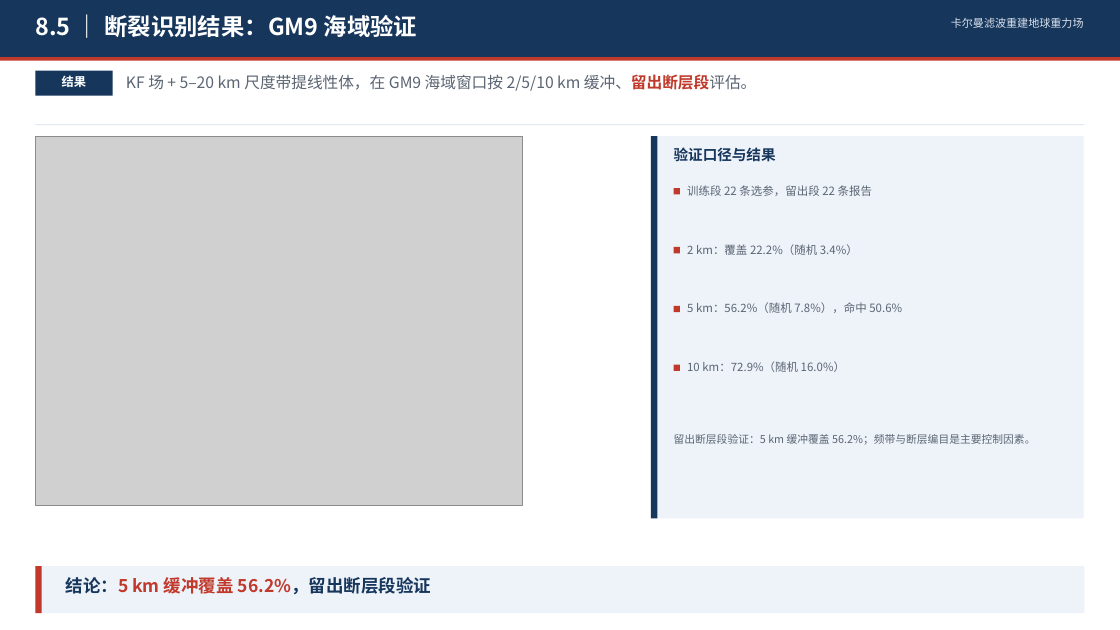
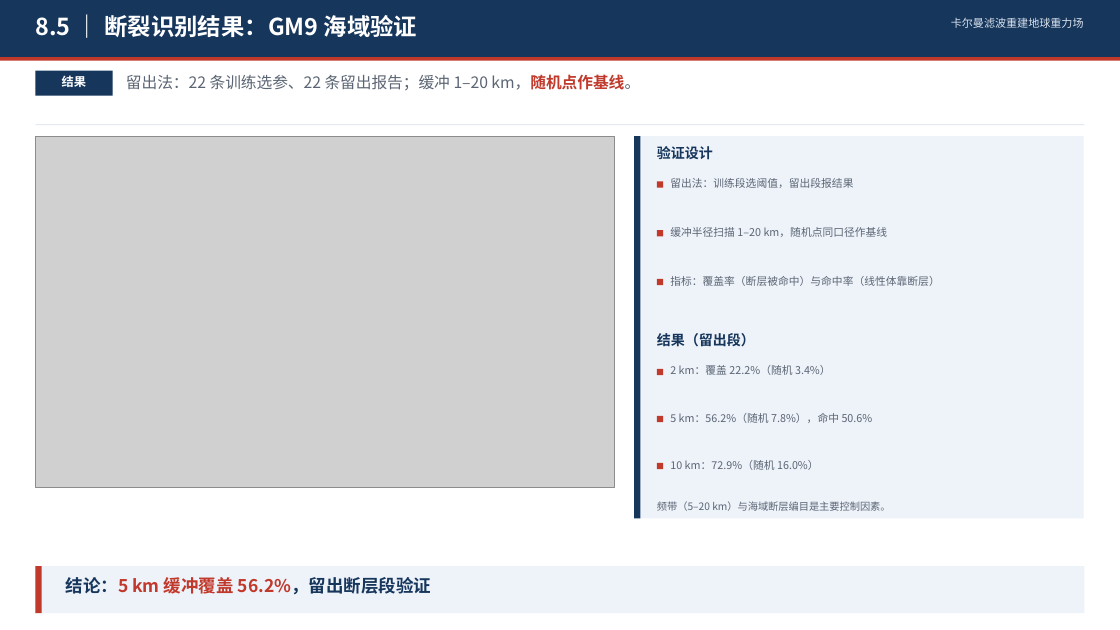
Before and after one commit to shuyunkai/kalman_gravity, a slide deck: slide 18 of ppt/卡尔曼滤波重建地球重力场_含研究内容.pptx. Drawn at 1120x630 pixels with LibreOffice and Linux fonts; fonts in the diff are those of the drawing; grey boxes stand for pictures. Boxes give left, top, right and bottom in pixels: in the first picture for what was removed or moved away, otherwise in the second. Text is boxed around its words. In the diff, an @@ line names an element or a change of style, - is before the commit and + after.

Commit message:
refactor: 主次改为 KF 支撑三项应用, 补强断层/反演验证
- 1.3 标题与文案: 用 KF 同时完成三项应用, 删除共用说法
- 8.5 验证设计+缓冲曲线+随机基线
- 8.6 分频/Parker/GMRT 三条线, 分频表
- 汇报稿 20 页

```diff
--- a/ppt/卡尔曼滤波重建地球重力场_含研究内容.pptx
+++ b/ppt/卡尔曼滤波重建地球重力场_含研究内容.pptx
@@ text at (x1=126, y1=74, x2=640, y2=91): text changed @@
-KF 场 + 5–20 km 尺度带提线性体，在 GM9 海域窗口按 2/5/10 km 缓冲、留出断层段评估。
+留出法：22 条训练选参、22 条留出报告；缓冲 1–20 km，随机点作基线。
@@ picture resized from (x1=35, y1=136, x2=523, y2=506) to (x1=35, y1=136, x2=615, y2=487) @@
@@ rectangle resized from (x1=651, y1=136, x2=1084, y2=518) to (x1=634, y1=136, x2=1084, y2=518) @@
@@ rectangle moved from (x1=651, y1=136, x2=657, y2=518) to (x1=634, y1=136, x2=640, y2=518) @@
@@ text at (x1=657, y1=146, x2=713, y2=160): text changed; size 12.5 to 12 pt @@
-验证口径与结果
+验证设计
@@ text at (x1=670, y1=178, x2=853, y2=188): text changed; size 9.8 to 9.2 pt @@
-训练段 22 条选参，留出段 22 条报告
+留出法：训练段选阈值，留出段报结果
@@ rectangle moved from (x1=674, y1=188, x2=680, y2=194) to (x1=657, y1=181, x2=663, y2=187) @@
@@ rectangle moved from (x1=674, y1=247, x2=680, y2=253) to (x1=657, y1=230, x2=663, y2=236) @@
@@ text added at (x1=670, y1=227, x2=888, y2=237), 9.2 pt, text #5B6573 @@
+缓冲半径扫描 1–20 km，随机点同口径作基线
@@ rectangle moved from (x1=674, y1=306, x2=680, y2=312) to (x1=657, y1=279, x2=663, y2=285) @@
@@ text added at (x1=670, y1=276, x2=939, y2=286), 9.2 pt, text #5B6573 @@
+指标：覆盖率（断层被命中）与命中率（线性体靠断层）
@@ text added at (x1=657, y1=333, x2=755, y2=347), 12 pt, text #16365C, bold @@
+结果（留出段）
@@ rectangle moved from (x1=674, y1=365, x2=680, y2=371) to (x1=657, y1=369, x2=663, y2=375) @@
@@ size 9.8 to 9.2 pt in 3 elements at (x1=670, y1=460, x2=819, y2=470), (x1=670, y1=413, x2=873, y2=423), (x1=670, y1=365, x2=831, y2=375) @@
@@ text "2 km：覆盖 22.2%（随机 3.4%）" moved from (x1=687, y1=244, x2=858, y2=255) to (x1=670, y1=365, x2=831, y2=375) @@
@@ rectangle added at (x1=657, y1=416, x2=663, y2=422), fill #C0392B @@
@@ text "5 km：56.2%（随机 7.8%），命中 50.6%" moved from (x1=687, y1=302, x2=902, y2=313) to (x1=670, y1=413, x2=873, y2=423) @@
@@ rectangle added at (x1=657, y1=463, x2=663, y2=469), fill #C0392B @@
@@ text "10 km：72.9%（随机 16.0%）" moved from (x1=687, y1=361, x2=845, y2=372) to (x1=670, y1=460, x2=819, y2=470) @@
@@ text at (x1=657, y1=501, x2=890, y2=511): text changed; size 9.2 to 8.8 pt @@
-留出断层段验证：5 km 缓冲覆盖 56.2%；频带与断层编目是主要控制因素。
+频带（5–20 km）与海域断层编目是主要控制因素。
```
Also in this commit, not shown: 2 other slides changed, 4 other files.
